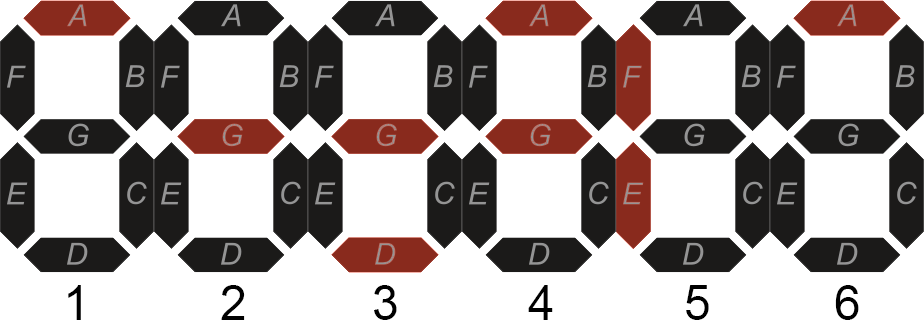
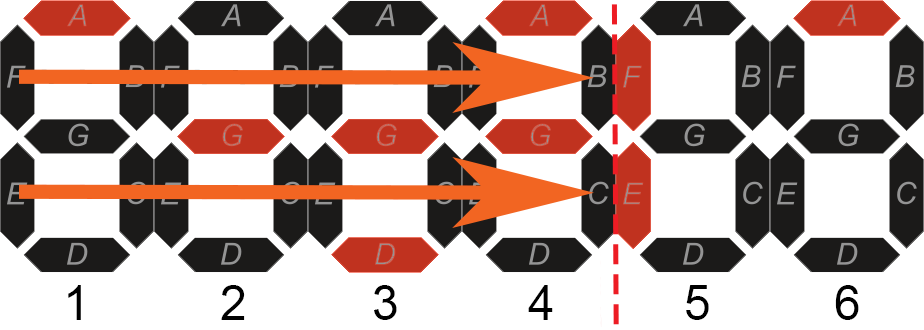
Layered file, before and after one edit (924px x 330px). Changes by layer:
added layer "Layer 3" above "Shape 4" over [0, 0, 924, 327]
added layer "Shape 4" above "3" over [599, 4, 619, 327]
added layer "Shape 3" above "Shape 2" over [19, 157, 594, 228]
added layer "Shape 2" above "Layer 1 copy 6" over [19, 42, 594, 113]
painted on "Layer 1 copy 6" over [23, 0, 901, 273]
hid "Layer 1 copy 5" over [0, 0, 924, 273]
